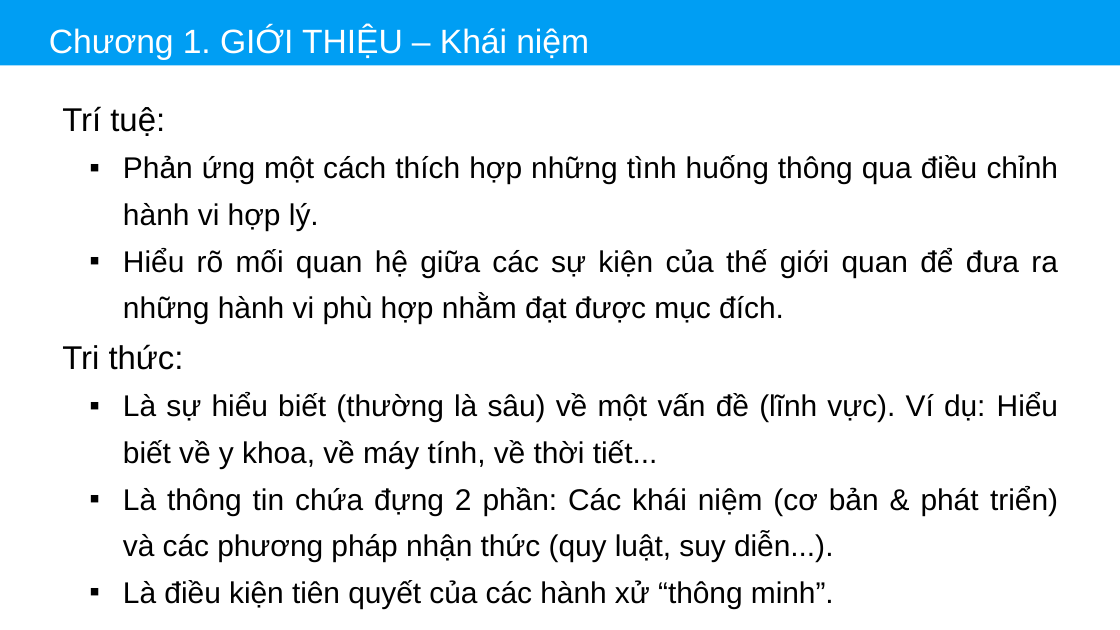
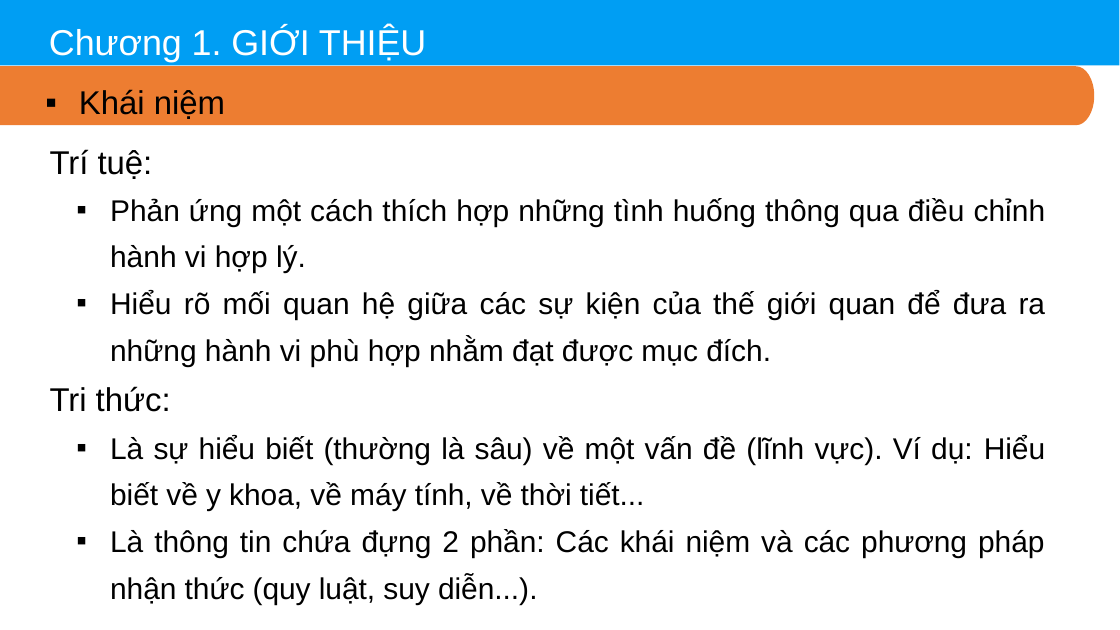
Before and after one commit to thinhdoanvu/AI, a slide deck: slide 2 of Slides/Chuong1_Gioithieu.pptx. Drawn at 1120x630 pixels with LibreOffice and Linux fonts; fonts in the diff are those of the drawing. Boxes give left, top, right and bottom in pixels: in the first picture for what was removed or moved away, otherwise in the second. Text is boxed around its words. In the diff, an @@ line names an element or a change of style, - is before the commit and + after.

```diff
--- a/Slides/Chuong1_Gioithieu.pptx
+++ b/Slides/Chuong1_Gioithieu.pptx
@@ freeform shape at (0, 0, 1119, 66): outline redrawn @@
@@ text at (49, 27, 426, 62): text changed; size 45 to 48 pt @@
-Chương 1. GIỚI THIỆU – Khái niệm
+Chương 1. GIỚI THIỆU
@@ freeform shape added at (0, 66, 1094, 125), fill #ED7D31 @@
@@ text added at (79, 89, 225, 119), 44 pt, text #000000 @@
+▪ Khái niệm
@@ text "Trí tuệ:": place and size @@
-text "Trí tuệ:" at (62, 106, 1058, 608)
+text "Trí tuệ:" at (50, 149, 1046, 604)
@@ text at (110, 529, 1044, 604): text changed @@
-  ▪ Là thông tin chứa đựng 2 phần: Các khái niệm (cơ bản & phát triển) và các phương pháp nhận thức (quy luật, suy diễn...).
-  ▪ Là điều kiện tiên quyết của các hành xử “thông minh”.
+  ▪ Là thông tin chứa đựng 2 phần: Các khái niệm và các phương pháp nhận thức (quy luật, suy diễn...).
```
Also in this commit, not shown: 14 other slides changed, 4 other files.
